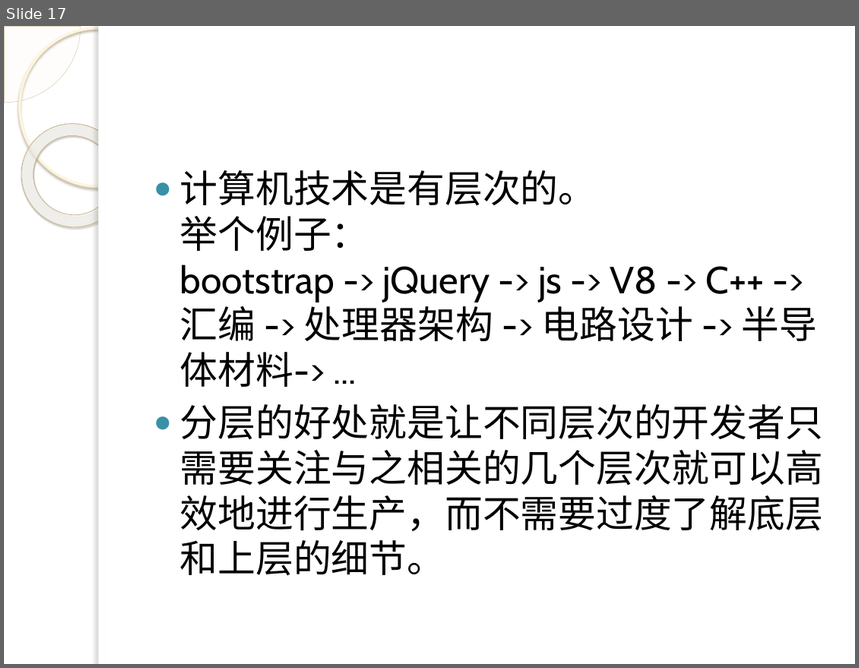
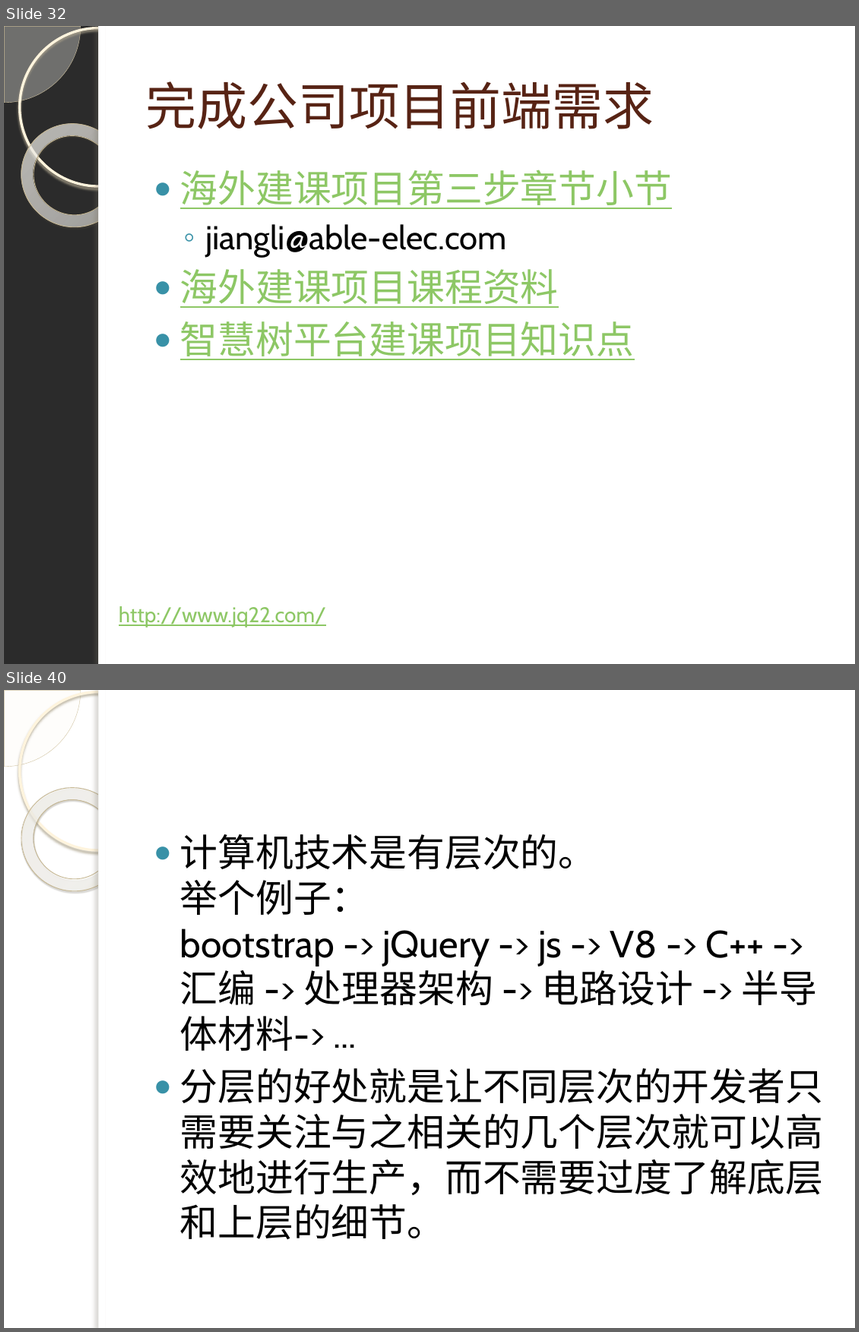
Before and after one commit to q315506754/algorithem, a slide deck: ps/js/演示文稿.pptx. Shown one above the other, each under a label of ours: slide 17 before the commit, slides 32 and 40 after it; the slides between them are not shown. The pictures are 859x668 and 859x1332 pixels, drawn with LibreOffice and Linux fonts; fonts in the diff are those of the drawing; background and template pictures are left out; a plain dark background stands for a picture behind light text. Boxes give left, top, right and bottom in pixels: in the first picture for what was removed or moved away, otherwise in the second. Text is boxed around its words. In the diff, an @@ line names an element or a change of style, - is before the commit and + after.

```diff
--- a/ps/js/演示文稿.pptx
+++ b/ps/js/演示文稿.pptx
@@ slide 32 added at bbox=[4, 26, 855, 664], background picture (left out); not listed: 5 template elements that a slide beside it also shows @@
@@ title added at bbox=[146, 81, 654, 129], 43 pt, text #572314 @@
+完成公司项目前端需求
@@ text added at bbox=[180, 170, 672, 360], 32 pt, text #8DC765, underline @@
+● 海外建课项目第三步章节小节
+  ◦ jiangli@able-elec.com
+● 海外建课项目课程资料
+● 智慧树平台建课项目知识点
@@ text added at bbox=[119, 607, 326, 628], 18 pt, text #8DC765, underline @@
+http://www.jq22.com/
@@ what was slide 17 is now slide 40 @@
```
Also in this commit, not shown: 2 slides changed, 22 other slides added, 9 other files.
